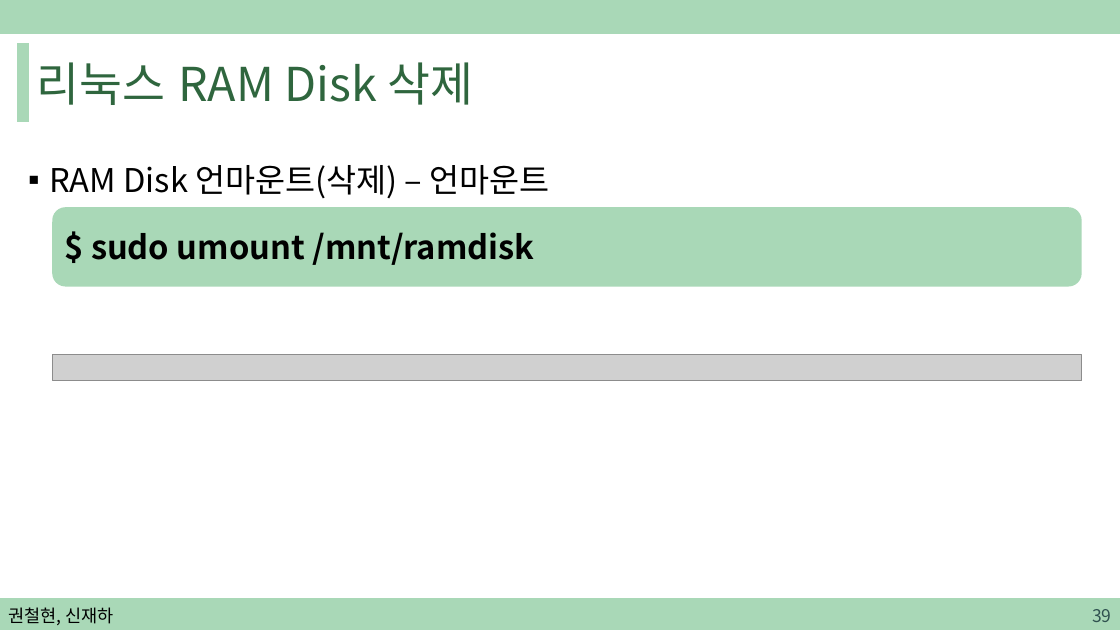
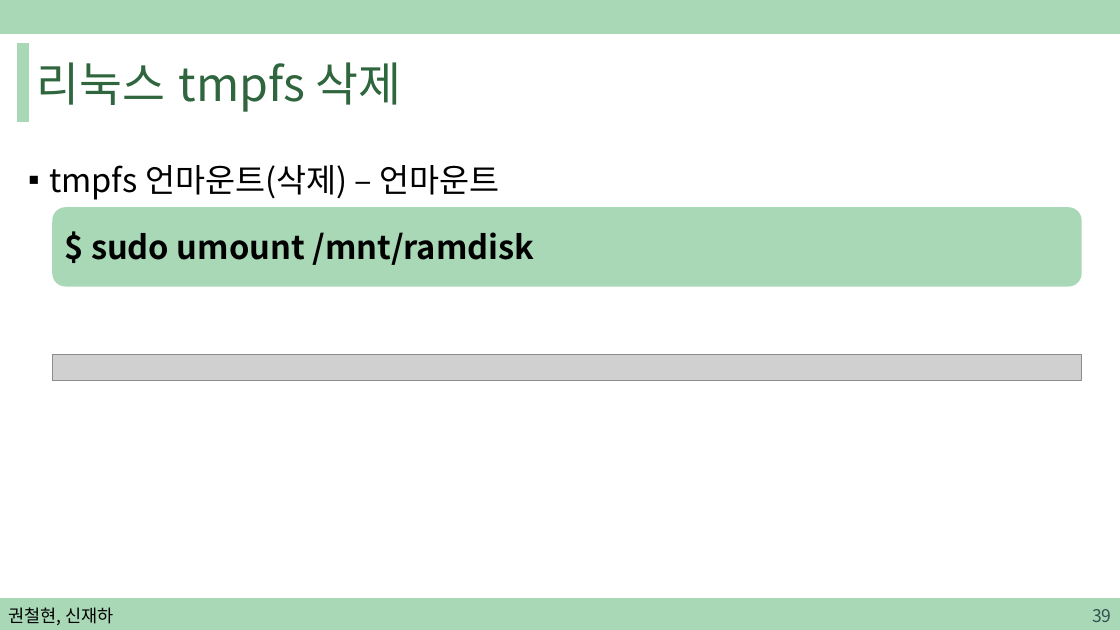
Before and after one commit to sjh4287/capston, a slide deck: slide 39 of 2022.02.18/권철현,신재하.pptx. Drawn at 1120x630 pixels with LibreOffice and Linux fonts; fonts in the diff are those of the drawing; grey boxes stand for pictures. Boxes give left, top, right and bottom in pixels: in the first picture for what was removed or moved away, otherwise in the second. Text is boxed around its words. In the diff, an @@ line names an element or a change of style, - is before the commit and + after.

```diff
--- a/2022.02.18/권철현,신재하.pptx
+++ b/2022.02.18/권철현,신재하.pptx
@@ title at (x1=37, y1=62, x2=401, y2=112): text changed @@
-리눅스 RAM Disk 삭제
+리눅스 tmpfs 삭제
@@ text at (x1=49, y1=165, x2=499, y2=200): text changed @@
-▪ RAM Disk 언마운트(삭제) – 언마운트
+▪ tmpfs 언마운트(삭제) – 언마운트
```
Also in this commit, not shown: 12 other slides changed, 1 slide added.
